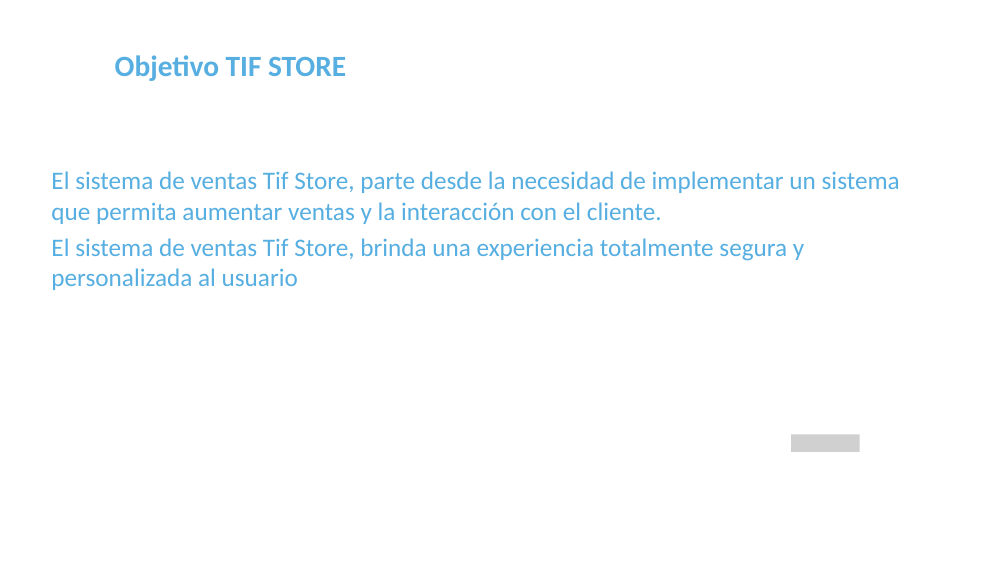
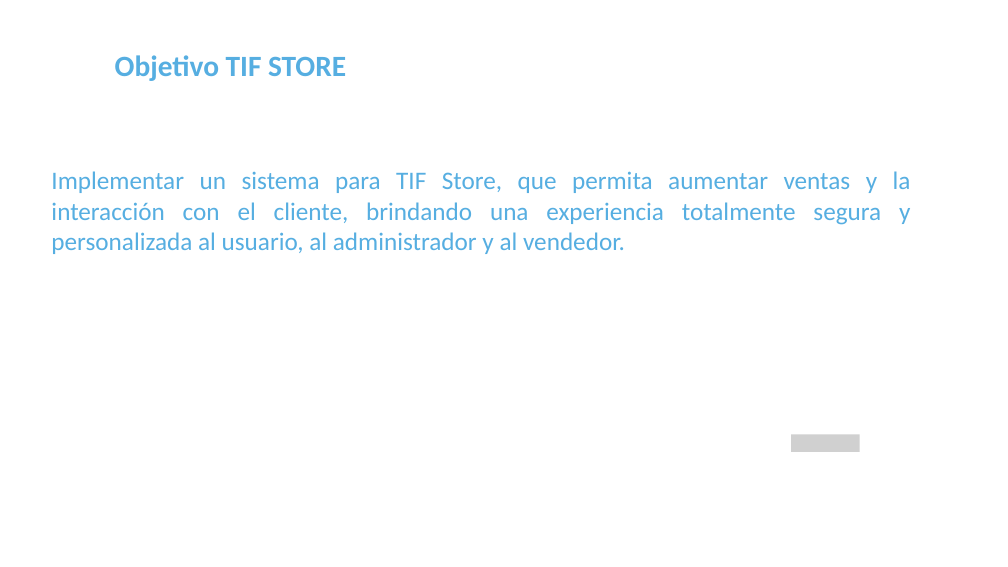
Before and after one commit to Djespinosa/TifStore, a slide deck: slide 4 of src/assets/Documentación/TIF_Store_presentación.pptx. Drawn at 1008x567 pixels with LibreOffice and Linux fonts; fonts in the diff are those of the drawing; grey boxes stand for pictures; background and template pictures are left out. Boxes give left, top, right and bottom in pixels: in the first picture for what was removed or moved away, otherwise in the second. Text is boxed around its words. In the diff, an @@ line names an element or a change of style, - is before the commit and + after.

```diff
--- a/src/assets/Documentación/TIF_Store_presentación.pptx
+++ b/src/assets/Documentación/TIF_Store_presentación.pptx
@@ text at (51,171,911,254): text changed @@
-El sistema de ventas Tif Store, parte desde la necesidad de implementar un sistema que permita aumentar ventas y la interacción con el cliente.
-El sistema de ventas Tif Store, brinda una experiencia totalmente segura y personalizada al usuario
+Implementar un sistema para TIF Store, que permita aumentar ventas y la interacción con el cliente, brindando una experiencia totalmente segura y personalizada al usuario, al administrador y al vendedor.
```
Also in this commit, not shown: 5 other slides changed, 3 slides added, 5 slides removed, 26 other files.
